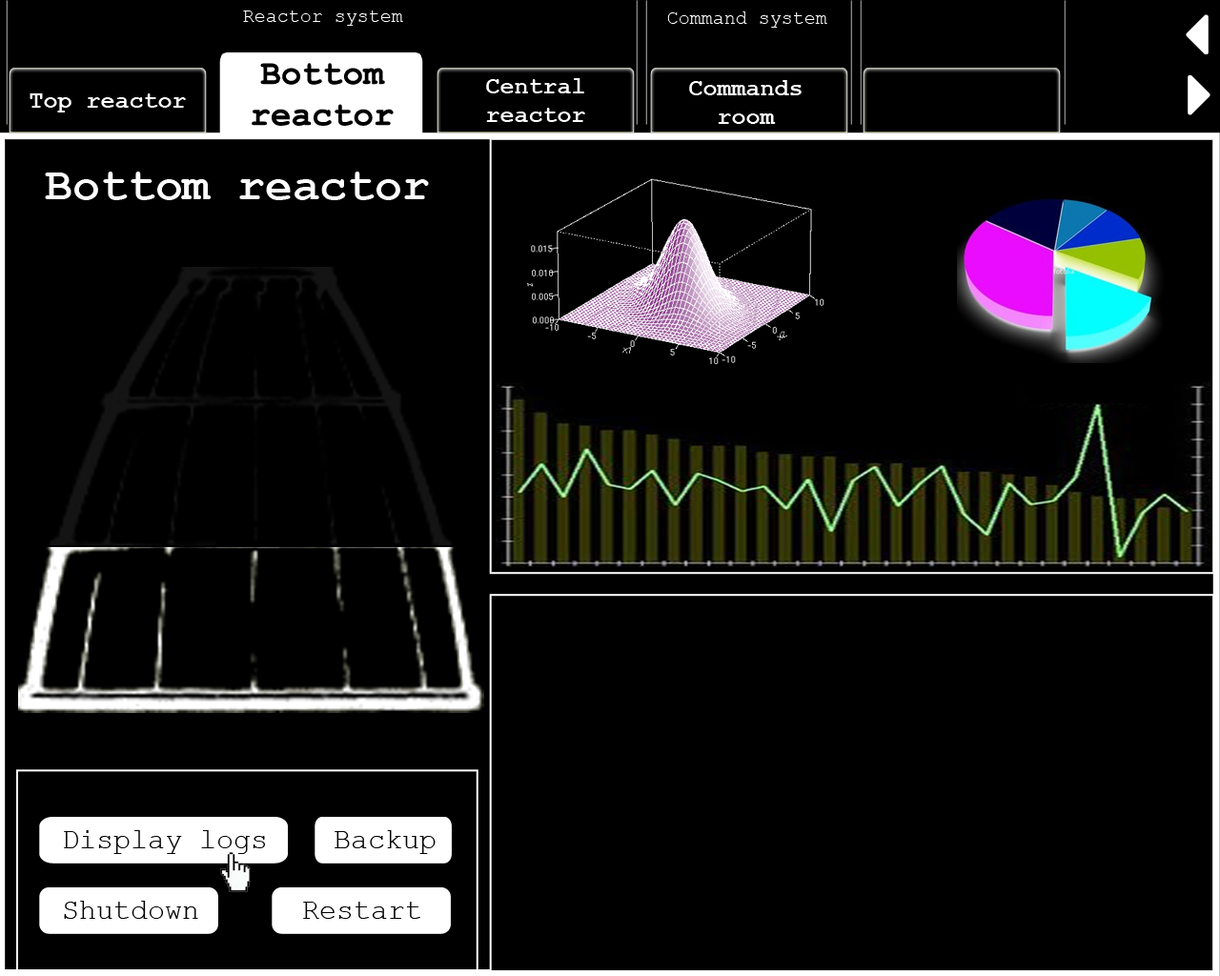
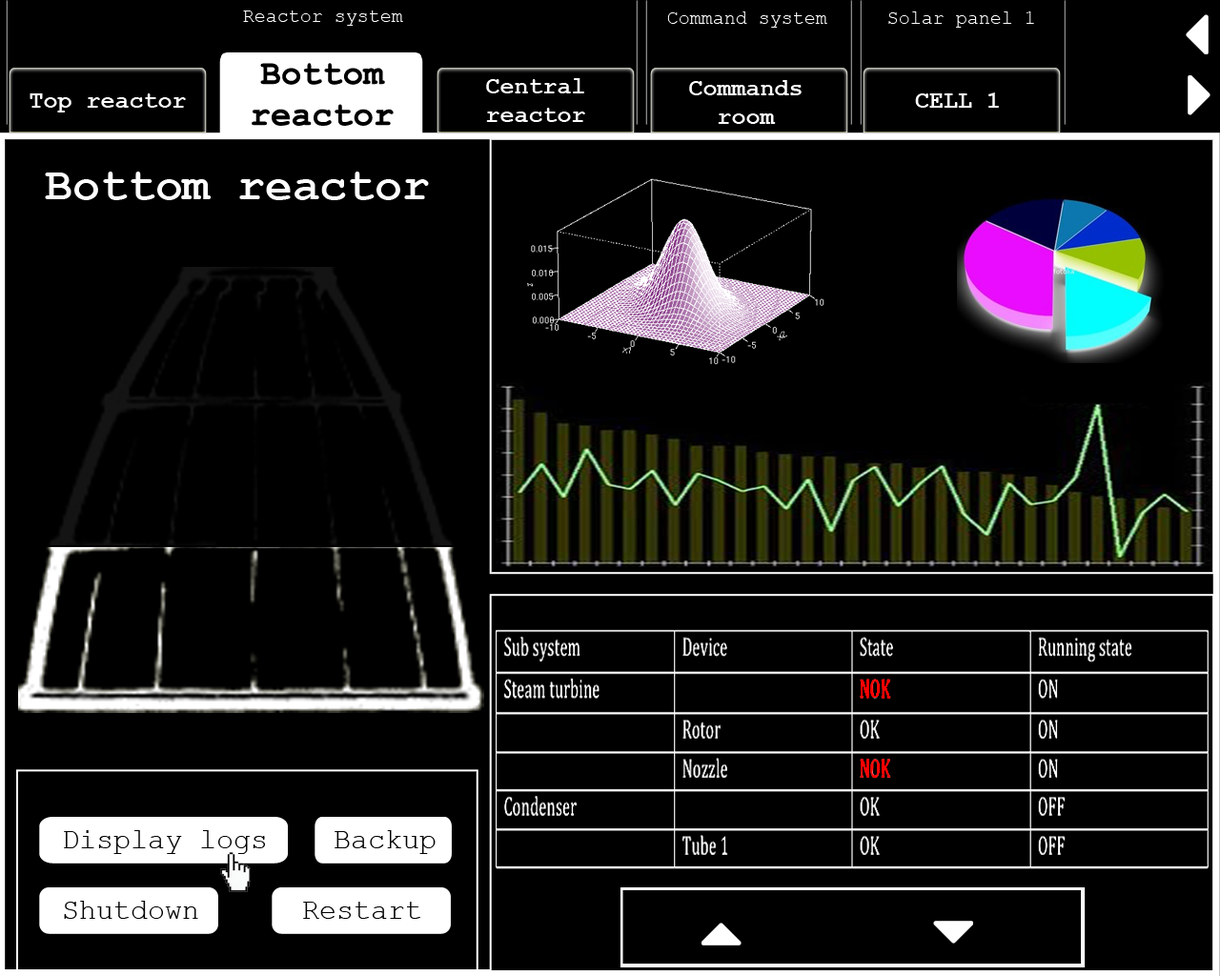
Layer changes from the first 1220×976 image to the second:
added layer "Command system copy" in group "TopPanel" over [888, 11, 1035, 28]
painted on "Bottom reactor" (1st of 2, in "TopPanel") over [286, 73, 315, 118]
added layer "command room copy" in group "TopPanel" over [915, 92, 1000, 108]
added layer "Shape 1" in group "MainWindow" over [619, 887, 1086, 968]
added layer "left arrow copy" in group "MainWindow" over [701, 922, 742, 946]
added layer "right arrow copy" in group "MainWindow" over [933, 920, 974, 944]
added layer "Layer 1" in group "MainWindow" over [495, 629, 1209, 870]
